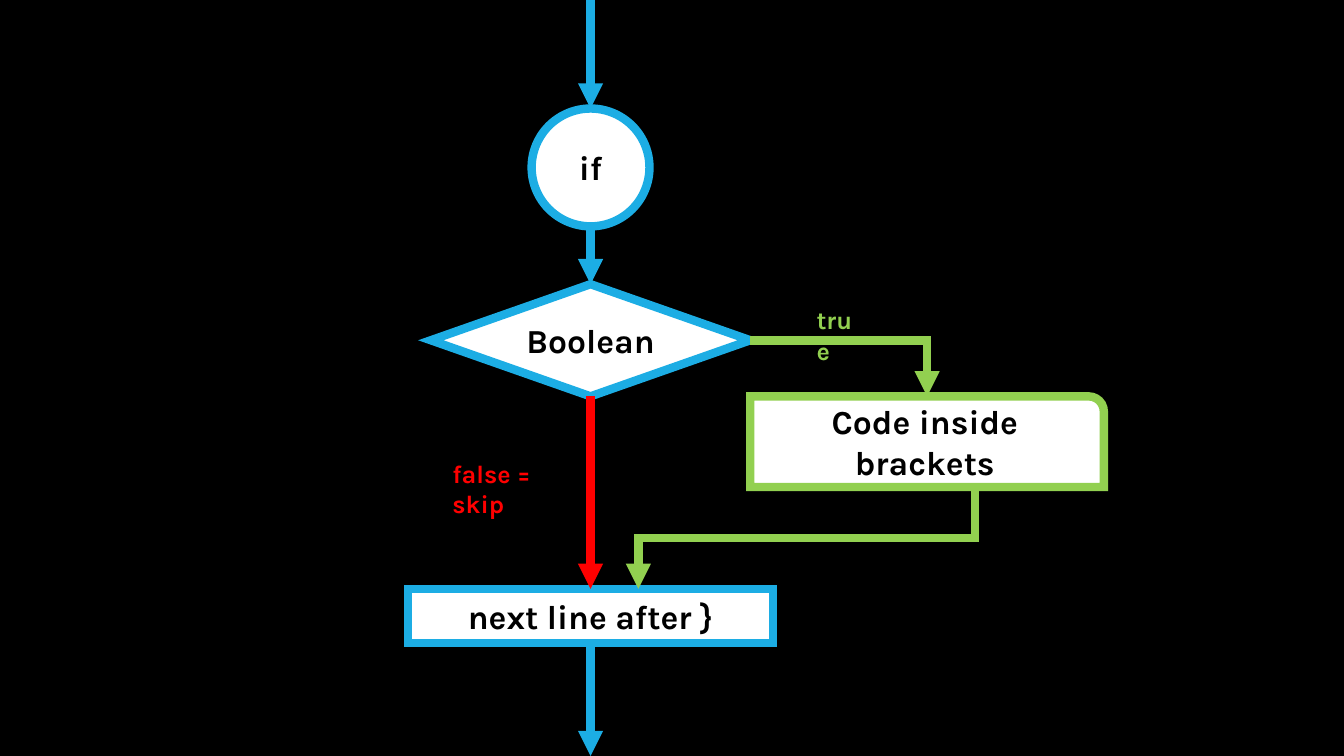
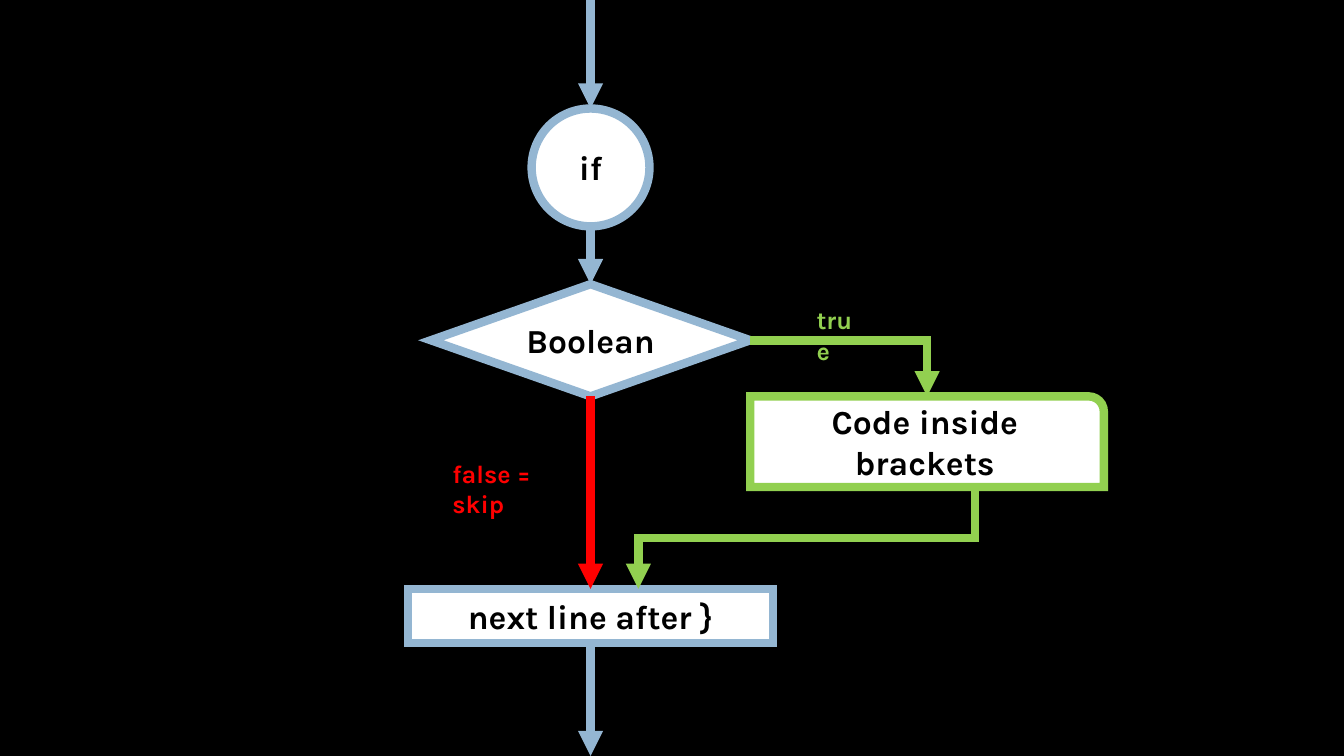
Before and after one commit to crhallberg/IMM120, a slide deck: slide 3 of Presentations/Loops - Oct 30.pptx. Drawn at 1344x756 pixels with LibreOffice and Linux fonts; fonts in the diff are those of the drawing. Boxes give left, top, right and bottom in pixels: in the first picture for what was removed or moved away, otherwise in the second. Text is boxed around its words. In the diff, an @@ line names an element or a change of style, - is before the commit and + after.

```diff
--- a/Presentations/Loops - Oct 30.pptx
+++ b/Presentations/Loops - Oct 30.pptx
@@ arrow (591, 0) - (591, 109): stroke #1CADE4 6 pt to #94B6D2 6 pt @@
@@ arrow (591, 227) - (591, 284): stroke #1CADE4 6 pt to #94B6D2 6 pt @@
@@ outline #1CADE4 6 pt to #94B6D2 6 pt in 3 elements at box(431, 284, 750, 396), box(531, 109, 649, 227), box(408, 589, 773, 643) @@
@@ arrow (591, 643) - (591, 756): stroke #1CADE4 6 pt to #94B6D2 6 pt @@
```
Also in this commit, not shown: 3 other slides changed, 2 slides added, 6 other files.
